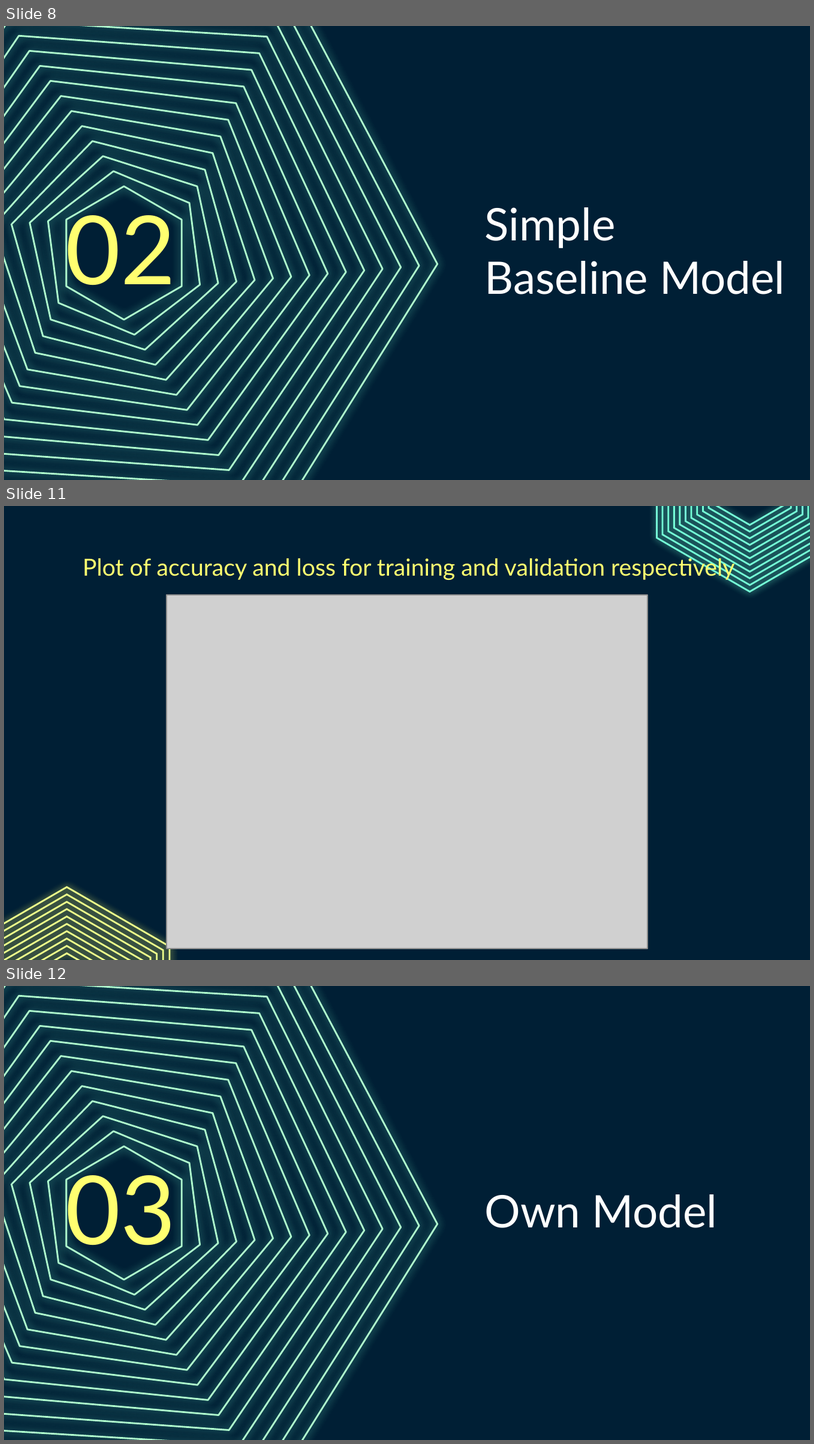
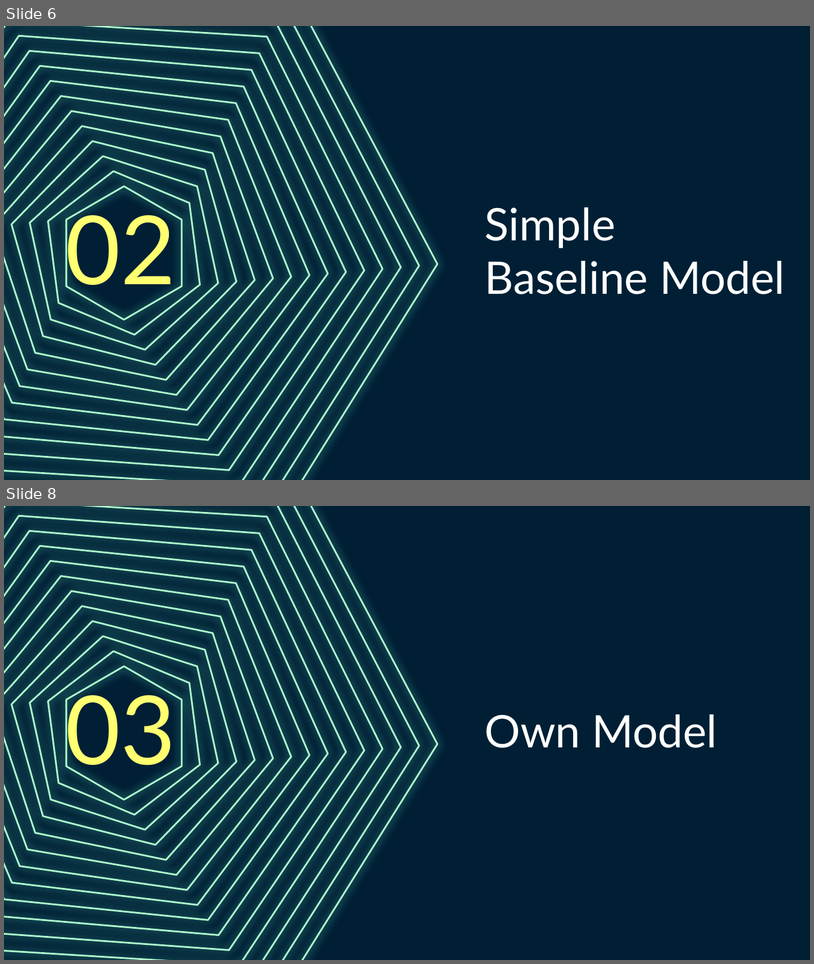
Before and after one commit to Amirrahman19/DeepLearning, a slide deck: CA1/PartB/Cifar100.pptx. Shown one above the other, each under a label of ours: slides 8, 11 and 12 before the commit, slides 6 and 8 after it; the slides between them are not shown. The pictures are 814x1444 and 814x964 pixels, drawn with LibreOffice and Linux fonts; fonts in the diff are those of the drawing; grey boxes stand for pictures. Boxes give left, top, right and bottom in pixels: in the first picture for what was removed or moved away, otherwise in the second. Text is boxed around its words. In the diff, an @@ line names an element or a change of style, - is before the commit and + after.

```diff
--- a/CA1/PartB/Cifar100.pptx
+++ b/CA1/PartB/Cifar100.pptx
@@ slide 11 removed at (4, 506, 810, 960), background #001F35 @@
@@ group removed at (657, 506, 810, 592): 11 freeform shapes @@
@@ title removed at (83, 555, 735, 580) @@
-Plot of accuracy and loss for training and validation respectively
@@ picture removed at (167, 595, 648, 948) @@
@@ group removed at (4, 886, 170, 960): 10 freeform shapes @@
@@ what was slide 8 is now slide 6 @@
@@ what was slide 12 is now slide 8 @@
```
Also in this commit, not shown: 5 slides changed, 1 slide added, 13 other slides removed, 2 other files.
